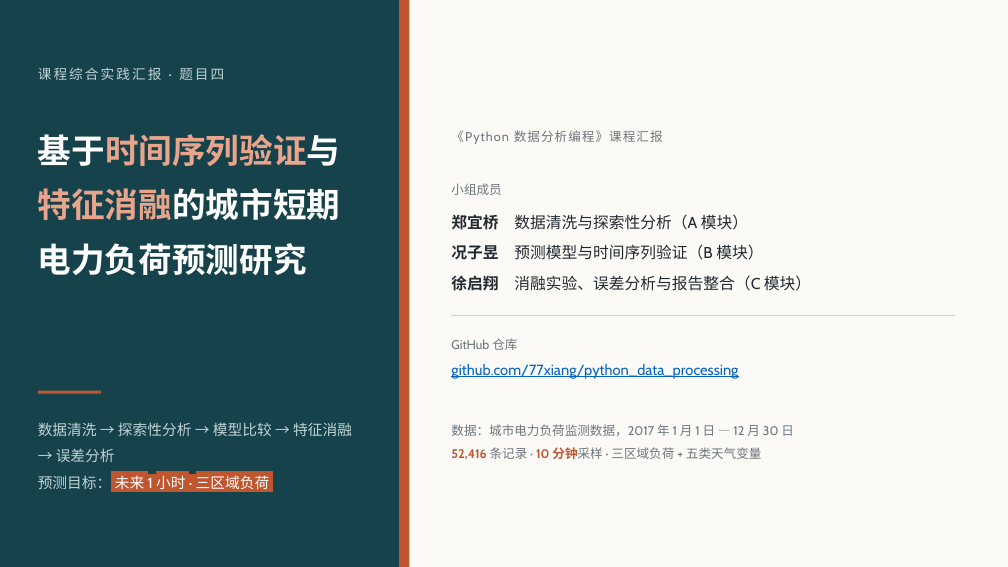
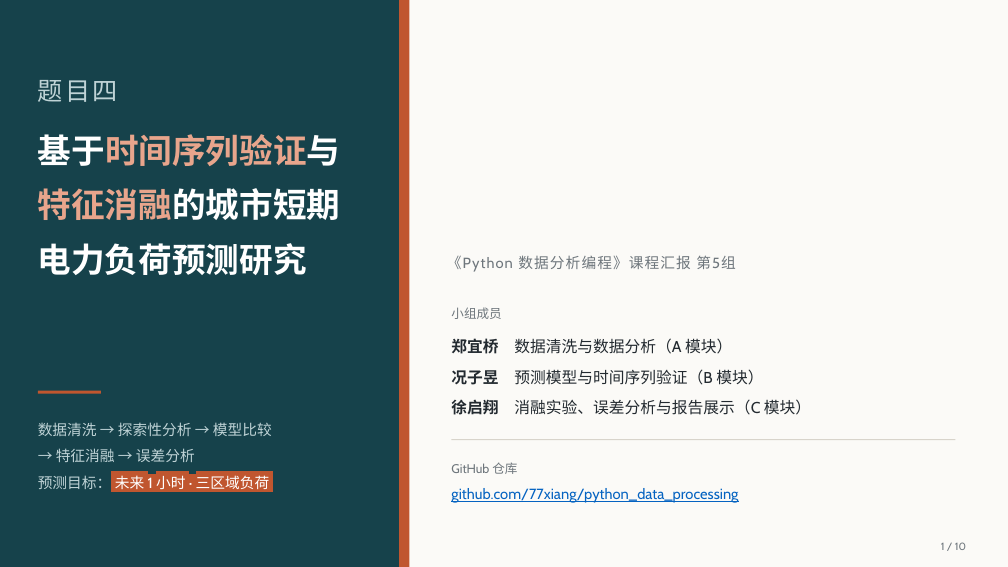
Before and after one commit to 77xiang/python_data_processing, a slide deck: slide 1 of deliverables/课程汇报PPT/课程汇报PPT.pptx. Drawn at 1008x567 pixels with LibreOffice and Linux fonts; fonts in the diff are those of the drawing. Boxes give left, top, right and bottom in pixels: in the first picture for what was removed or moved away, otherwise in the second. Text is boxed around its words. In the diff, an @@ line names an element or a change of style, - is before the commit and + after.

```diff
--- a/deliverables/课程汇报PPT/课程汇报PPT.pptx
+++ b/deliverables/课程汇报PPT/课程汇报PPT.pptx
@@ text at (38,80,118,102): text changed; size 13 to 24 pt @@
-课程综合实践汇报 · 题目四
+题目四
@@ text at (447,255,735,272): text changed; size 12 to 14 pt @@
-《Python 数据分析编程》课程汇报
+《Python 数据分析编程》课程汇报 第5组
@@ text at (451,338,732,354): text changed @@
-郑宜桥 数据清洗与探索性分析（A 模块）
+郑宜桥 数据清洗与数据分析（A 模块）
@@ text at (451,399,811,415): text changed @@
-徐启翔 消融实验、误差分析与报告整合（C 模块）
+徐启翔 消融实验、误差分析与报告展示（C 模块）
@@ text at (38,422,272,462): text changed @@
-数据清洗 → 探索性分析 → 模型比较 → 特征消融 → 误差分析
+数据清洗 → 探索性分析 → 模型比较
+→ 特征消融 → 误差分析
@@ 4 texts, 1 rectangle: place and size @@
-4 texts, 1 rectangle at (451,183,956,379)
+4 texts, 1 rectangle at (451,307,956,503)
@@ text removed at (451,424,794,459) @@
-数据：城市电力负荷监测数据，2017 年 1 月 1 日 — 12 月 30 日
-52,416 条记录 · 10 分钟采样 · 三区域负荷 + 五类天气变量
@@ text added at (941,542,966,550), 10 pt, text #6E767C @@
+1 / 10
```
Also in this commit, not shown: 8 other slides changed, 1 slide added, 8 other files.
